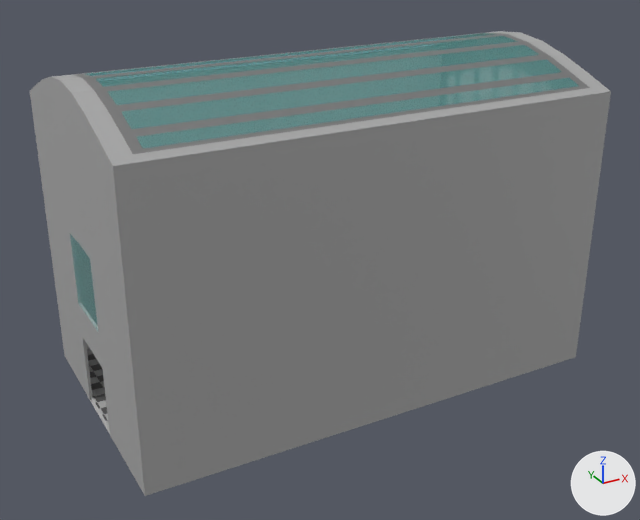
Two versions of the Blender file examples/assets/Blender/Museum.blend, one commit apart.
Both versions are drawn from a 50 mm camera at (-60.2, -109.5, 71.7) aimed at (-2.5, -4.5, 19.2). Lighting does not change. The marker at lower right points along +X, +Y and +Z. The first picture is the older version.

The first picture shows 'Building Exterior', 'Building Interior Floor', 'Skylight', 'Skylight Frame', 'Window Front'.
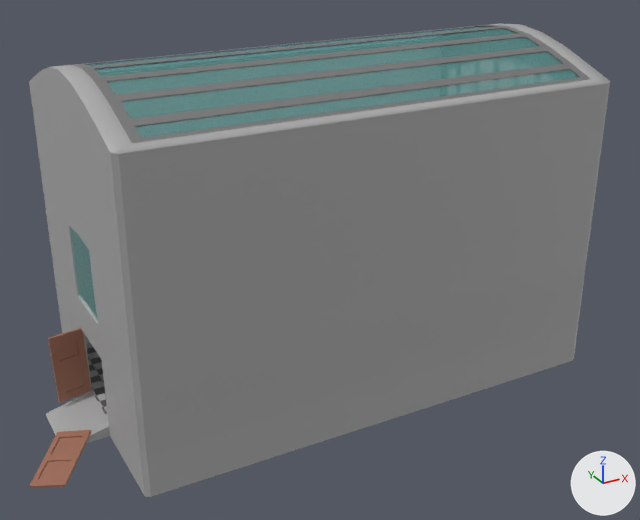
The change, as a diff of the scene's bpy script:
```diff
--- a/examples/assets/Blender/Museum.blend.py
+++ b/examples/assets/Blender/Museum.blend.py
@@ mat_wood @@
+mat_wood = principled_material('Wood')
+mat_wood.base_color = (0.349, 0.149, 0.0956)  # brown #9f6c57
@@ me_cube_002 @@
 # used by ob_building_exterior; location = (0.0, 0.0, 0.0); scale = (36.0, 20.0, 20.0)
-me_cube_002.from_pydata(...)  # 230 vertices, 206 faces; spans x -1.0..1.0, y -1.0..1.0, z 0.0..2.42
+me_cube_002.from_pydata(...)  # 283 vertices, 254 faces; spans x -1.18..1.0, y -1.02..1.02, z -0.08..2.42
+# me_cube_002 part 1: 62 vertices moved from x -1.0..1.0, y -1.0..1.0, z 0.0..2.18 to x -1.0..1.0, y -1.0..1.0, z -0.07..2.19; 3 vertices removed from x -1.0, y 0.0..1.0, z 0.0..0.24; 56 vertices added at x -1.18..0.98, y -1.02..1.02, z -0.08..2.18
+# me_cube_002 part 2: 16 kept faces spanning x -1.0..1.0, y -0.98..0.98, z 2.16..2.42 are now shaded smooth
 me_cube_002.materials.append(mat_stone)
@@ me_cube_008 @@
+me_cube_008.from_pydata(...)  # 224 vertices, 222 faces; spans x -8.17..-7.84, y -33.44..-28.5, z 24.61..35.25
+me_cube_008.materials.append(mat_wood)  # brown #9f6c57
@@ me_cube_001 @@
+me_cube_001.from_pydata(...)  # 152 vertices, 150 faces; spans x -40.87..-35.63, y 4.03..5.3, z 1.43..12.11
+me_cube_001.materials.append(mat_wood)  # brown #9f6c57
@@ ob_building_exterior @@
 ob_building_exterior = bpy.data.objects.new('Building Exterior', me_cube_002)
-ob_building_exterior.location = (0.0, 0.0, 0.0)
+ob_building_exterior.location = (0.0, 0.0, 1.2)
 ob_building_exterior.scale = (36.0, 20.0, 20.0)
@@ ob_skylight @@
 ob_skylight = bpy.data.objects.new('Skylight', me_cube_003)
-ob_skylight.location = (0.0, 0.0, 0.0)
+ob_skylight.location = (0.0, 0.0, 1.2)
 ob_skylight.scale = (36.0, 20.0, 20.0)
@@ ob_skylight_frame @@
 ob_skylight_frame = bpy.data.objects.new('Skylight Frame', me_cube_004)
-ob_skylight_frame.location = (0.0, 0.0, 0.0)
+ob_skylight_frame.location = (0.0, 0.0, 1.2)
 ob_skylight_frame.scale = (36.0, 20.0, 20.0)
@@ ob_window_front @@
 ob_window_front = bpy.data.objects.new('Window Front', me_cube_005)
-ob_window_front.location = (0.0, 0.0, 0.0)
+ob_window_front.location = (0.0, 0.0, 1.2)
 ob_window_front.scale = (36.0, 20.0, 20.0)
@@ ob_building_interior_floor @@
 ob_building_interior_floor = bpy.data.objects.new('Building Interior Floor', me_cube_007)
-ob_building_interior_floor.location = (0.0, 0.0, 0.0)
+ob_building_interior_floor.location = (0.0, 0.0, 1.2)
 ob_building_interior_floor.scale = (36.0, 20.0, 20.0)
@@ ob_building_door_a @@
+ob_building_door_a = bpy.data.objects.new('Building Door A', me_cube_008)
+ob_building_door_a.location = (0.0, 0.0, 0.0)
+ob_building_door_a.rotation_euler = (2.182, 1.385, 0.00881)  # degrees (125, 79, 0.5)
@@ ob_building_door_b @@
+ob_building_door_b = bpy.data.objects.new('Building Door B', me_cube_001)
+ob_building_door_b.location = (0.0, 0.0, 0.0)
```

Pixel boxes [x1, y1, x2, y2] of what changed, in the pictures (640 x 520 px; the box of a moved part takes in the faces that stretch with it):
'Building Exterior', reshaped, moved: before [30, 31, 611, 496]; after [29, 23, 610, 497]
'Skylight', moved: before [86, 33, 579, 149]; after [88, 26, 579, 138]
'Skylight Frame', moved: before [72, 32, 590, 154]; after [73, 25, 589, 143]
'Building Door B', added (brown): after [48, 328, 91, 403]
'Building Door A', added (brown): after [29, 430, 91, 488]
'Window Front', moved: before [70, 234, 98, 332]; after [71, 228, 98, 322]
'Building Interior Floor', moved: before [87, 349, 109, 426]; after [86, 342, 108, 418]
part 1 of me_cube_002, moved or reshaped: before [30, 85, 611, 496]; after [29, 76, 610, 497]
part 2 of me_cube_002, shading changed: before [52, 31, 610, 166]; after [51, 23, 609, 153]
